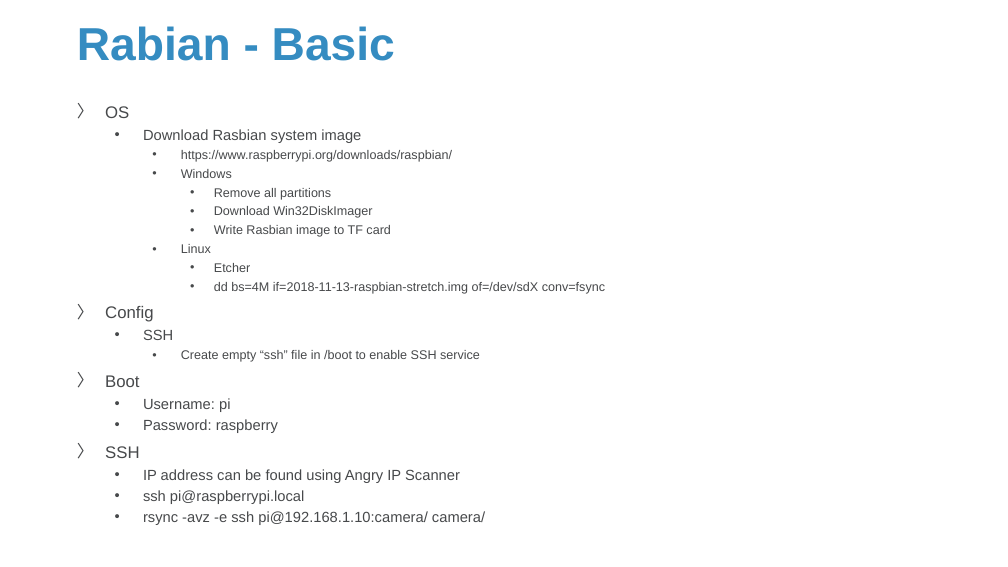
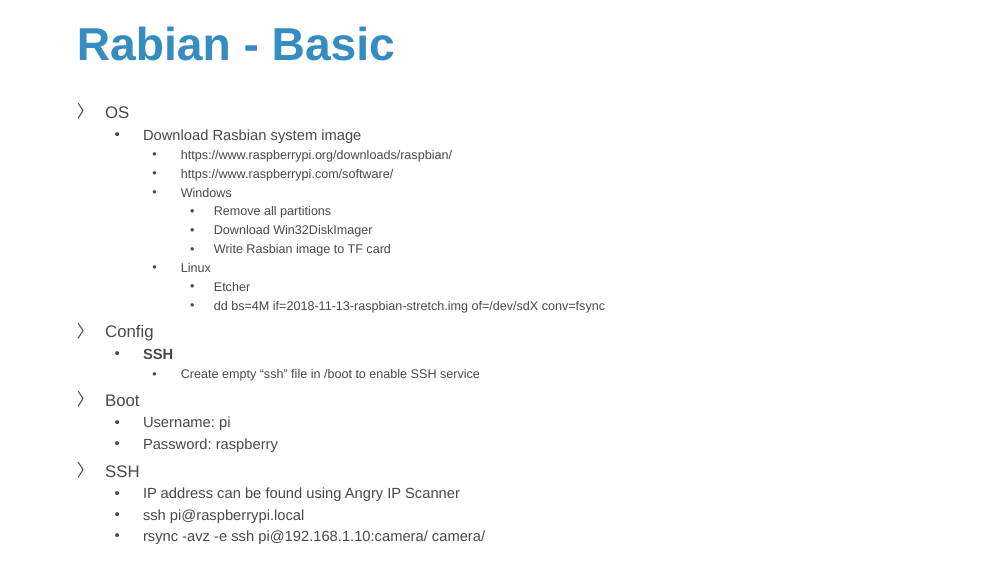
Before and after one commit to Sparks-Lu/TechNotes, a slide deck: slide 4 of Hardware/RaspberrySetup.pptx (slide 2 before the commit). Drawn at 1008x567 pixels with LibreOffice and Linux fonts; fonts in the diff are those of the drawing; background and template pictures are left out. Boxes give left, top, right and bottom in pixels: in the first picture for what was removed or moved away, otherwise in the second. Text is boxed around its words. In the diff, an @@ line names an element or a change of style, - is before the commit and + after.

```diff
--- a/Hardware/RaspberrySetup.pptx
+++ b/Hardware/RaspberrySetup.pptx
@@ text at (x1=181, y1=169, x2=393, y2=181): paragraph added @@
+    • https://www.raspberrypi.com/software/
@@ text at (x1=143, y1=349, x2=173, y2=359): bold on in "SSH" @@
```
Also in this commit, not shown: 1 other slide changed, 21 slides added, 22 other files.
